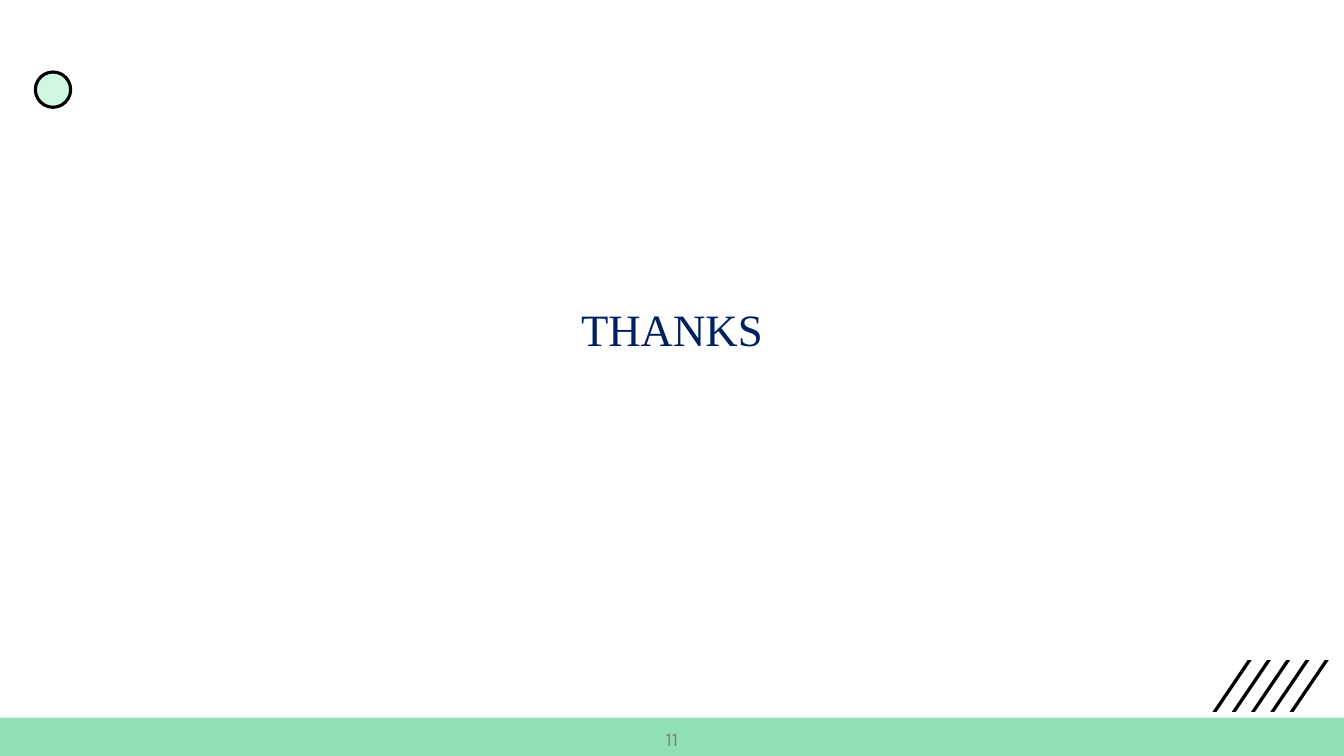
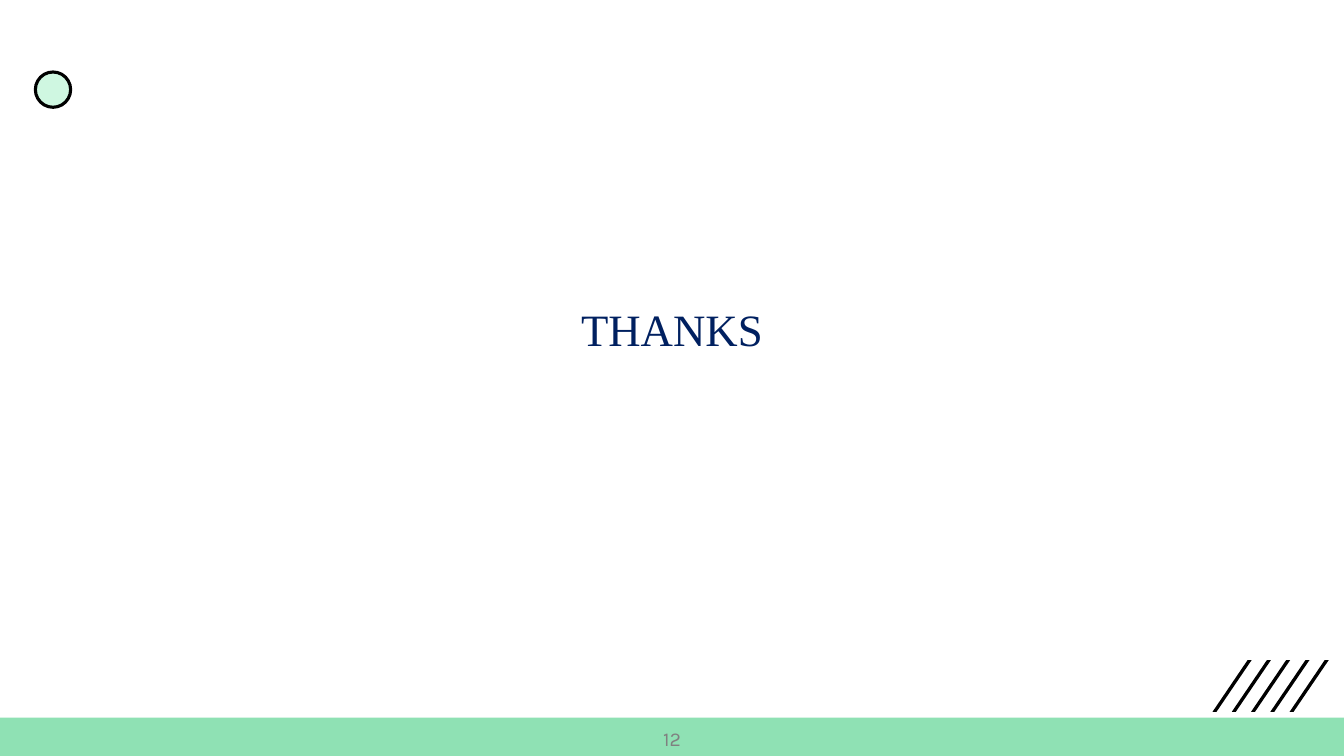
Before and after one commit to nikhilreddyh/StoresToDoor, a slide deck: slide 13 of PPTs/FirstReview.pptx (slide 12 before the commit). Drawn at 1344x756 pixels with LibreOffice and Linux fonts; fonts in the diff are those of the drawing. Boxes give left, top, right and bottom in pixels: in the first picture for what was removed or moved away, otherwise in the second. Text is boxed around its words. In the diff, an @@ line names an element or a change of style, - is before the commit and + after.

```diff
--- a/PPTs/FirstReview.pptx
+++ b/PPTs/FirstReview.pptx
@@ text at (663,733,681,746): text changed @@
-11
+12
```
Also in this commit, not shown: 10 other slides changed, 1 slide added, 19 other files.
